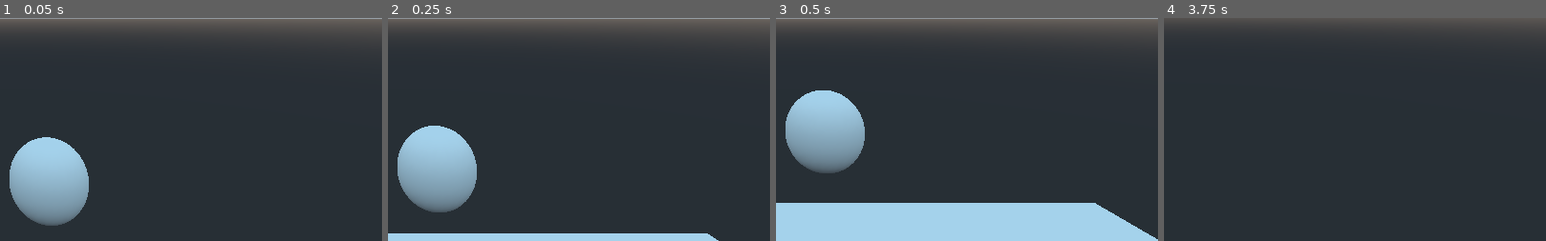
Above: before the commit, frames 1-4 (left to right).
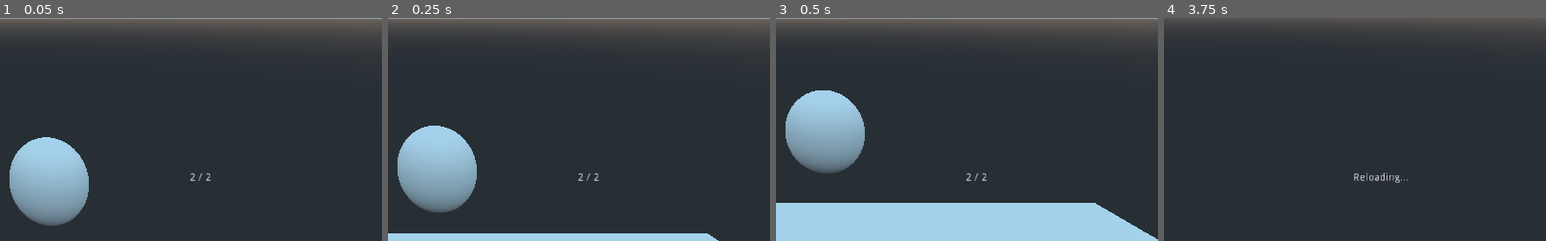
Above: after the commit, the same moments.

Repository: Mike149x/Game2021
Game: Godot game, scene res://MainScene.tscn
The game is run twice, just before and just after one commit, with the same random seed, the same clock (stepped at 60 frames per second) and the same inputs.
Inputs (mouse positions are % of the whole screen's width and height, from its top left):
- Up to frame 1 (0.05 s): no input
- Up to frame 2 (0.25 s): no input
- Up to frame 3 (0.5 s): no input
- Up to frame 4 (3.75 s): move the mouse to (55, 50) at 0.52 s; hold W (move_forward) from 0.53 s (still down); click (55, 50) at 0.6 s; tap Space (jump) at 0.77, 1.52, 3.02, 3.5 s; move the mouse to (45, 50) at 1.27 s; click (45, 50) at 1.35 s; move the mouse to (52, 48) at 2.02 s; click (52, 48) at 2.1 s; tap Enter at 2.75 s; move the mouse to (49, 52) at 2.77 s; click (49, 52) at 2.85 s; move the mouse to (57, 51) at 3.52 s; click (57, 51) at 3.6 s
The pictures show only the part of the screen within x 50-100%, y 50-100%; the shares and areas given below are measured in that part.

The runs differ from the first frame. In frame 1, less than 0.1% of the frame differs, in the area x 49-56%, y 69-74%; in frame 2, less than 0.1%; in frame 3, less than 0.1%; in frame 4, 0.2%, in the area x 49-64%, y 69-74%.
Error before the commit: Parse Error: The member "raycast" already exists in a parent class. (res://Shotgun.gd:5)

Commit message:
Raycast Shotgun

Diff:
--- a/SuperStockTrader/MainScene.tscn
+++ b/SuperStockTrader/MainScene.tscn
@@ -77,3 +77,23 @@
 
 [node name="CollisionShape" type="CollisionShape" parent="Enemy3"]
 shape = SubResource( 6 )
+
+[node name="UI" type="Control" parent="."]
+anchor_right = 1.0
+anchor_bottom = 1.0
+__meta__ = {
+"_edit_use_anchors_": false
+}
+
+[node name="Label" type="Label" parent="UI"]
+anchor_left = 1.0
+anchor_top = 1.0
+anchor_right = 1.0
+anchor_bottom = 1.0
+margin_left = -258.0
+margin_top = -92.0
+text = "Ammo
+2/2"
+__meta__ = {
+"_edit_use_anchors_": false
+}
--- a/SuperStockTrader/Shotgun.gd
+++ b/SuperStockTrader/Shotgun.gd
@@ -2,7 +2,7 @@
 
 export var fire_range = 10
 
-onready var raycast = $"../Head/Camera/RayCast"
+
 
 func _ready():
 	raycast.cast_to = Vector3(0, 0, -fire_range)
--- a/SuperStockTrader/Weapon.gd
+++ b/SuperStockTrader/Weapon.gd
@@ -6,12 +6,22 @@
 export var clip_size = 5
 export var reload_rate = 1
 
+onready var ammo_label = $"/root/MainScene/UI/Label"
 onready var raycast = $"../Head/Camera/RayCast"
-var current_ammo = clip_size
+var current_ammo = 0
 var can_fire = true
 var reloading = false
 
+
+func _ready():
+	current_ammo = clip_size
+
 func _process(delta):
+	if reloading:
+		ammo_label.set_text("Reloading...")
+	else:
+		ammo_label.set_text("%d / %d" % [current_ammo, clip_size])
+
 	if Input.is_action_just_pressed("primary_fire") and can_fire:
 		#fires the weapon
 		if current_ammo > 0 and not reloading:
